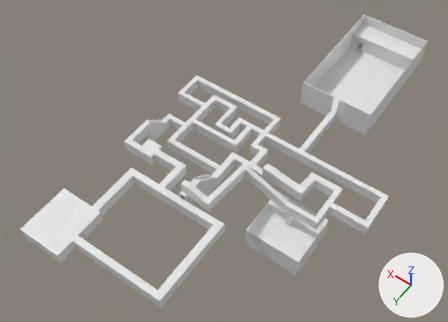
Renders of the Blender file Blender/HorrorHouse.blend from each side of a commit.
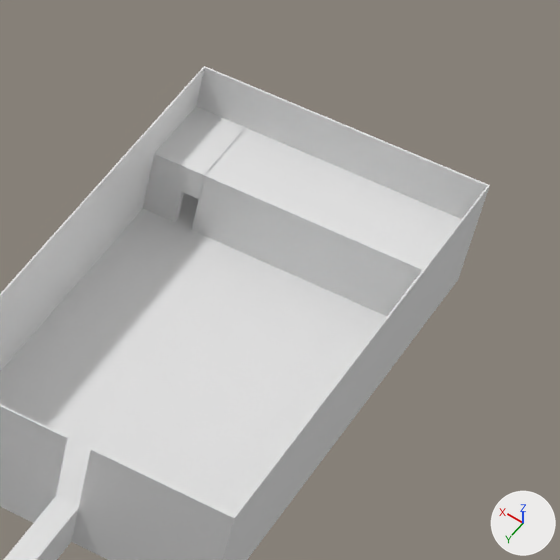
There are two pictures of each version: one whole from a 50 mm lens placed at (-77.0, 233.0, 232.0), pointed at (29.0, 84.0, -1.0), one close up on the part from 71% to 99% of the width and 0% to 39% of the height. Arrows for +X, +Y and +Z are at lower right; the lights stay in place.

The first close-up shows 'HorrorHouse'.
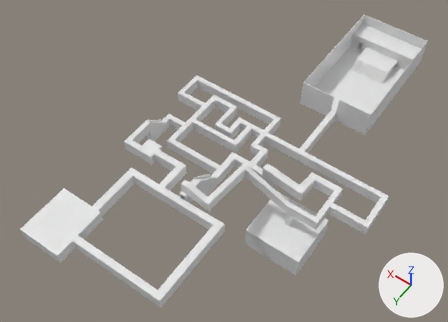
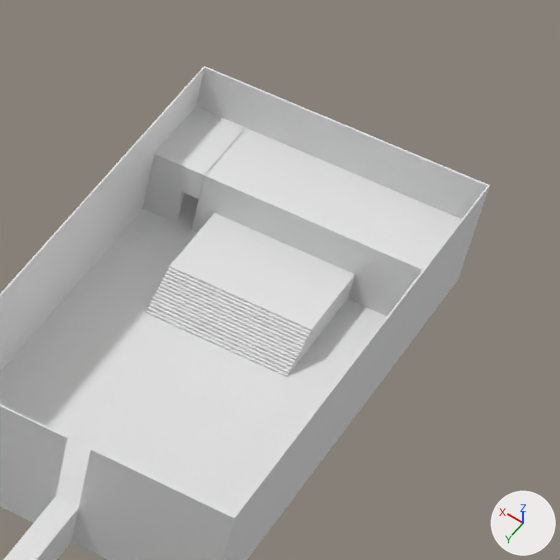
Location of each change, [x1, y1, x2, y2] in pixels of the close-ups (560 x 560 px):
part 1 of me_cube, built on
    before: [109, 230, 347, 401]
    after: [58, 115, 449, 560]

The edits, one by one:
me_cube is used by ob_horrorhouse; location (0.2, 0.0, 0.0); scale (18.5, 32.0, 0.0981).
me_cube had 10852 vertices, 10836 faces and spanned x -2.0..4.0, y -1.0..5.0, z -222.0..228.0.
me_cube now has 16260 vertices, 16244 faces and spans x -2.0..4.0, y -1.0..5.0, z -222.0..228.0.
me_cube part 1: 4 vertices moved within x 0.0, y 0.0, z 1.0; 5408 vertices added at x -1.0..1.0, y -1.0..1.0, z -1.0..150.0.
